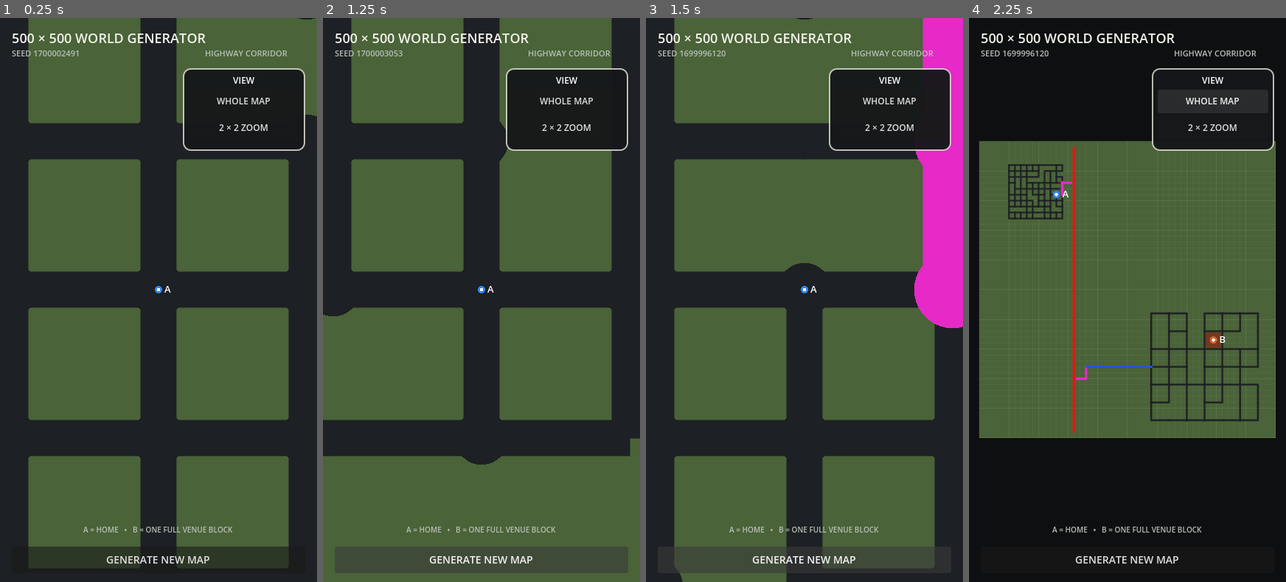
Above: before the commit, frames 1-4 (left to right).
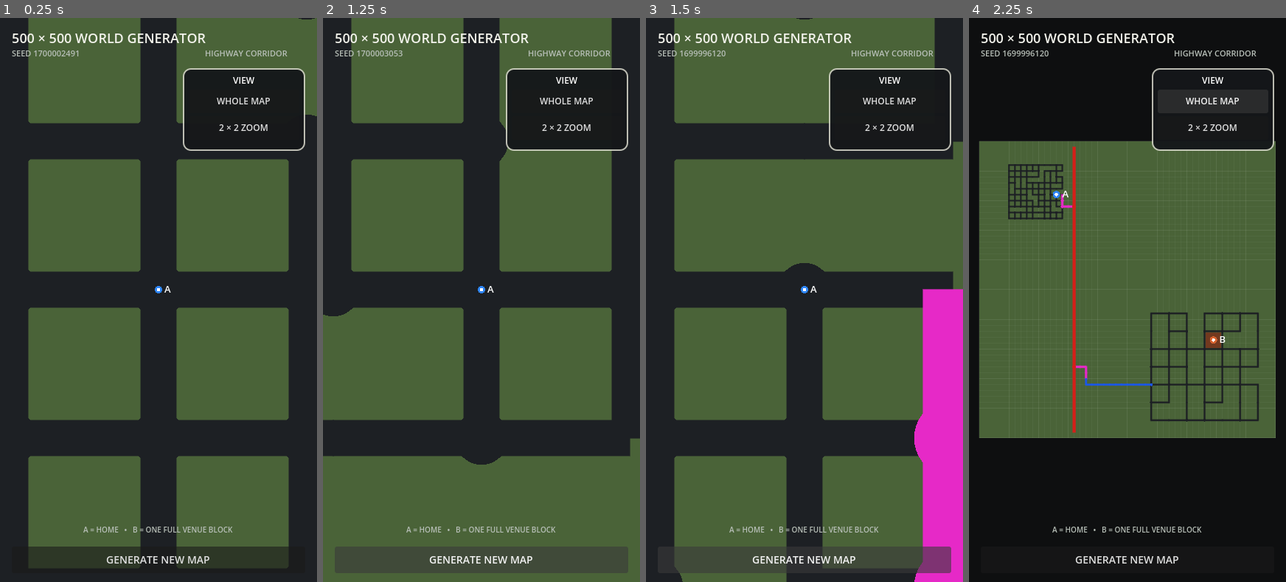
Above: after the commit, the same moments.

Repository: patrickcallahancomedy/comedian
Game: Godot game, scene res://scenes/drive/grid_world_prototype.tscn
Same seed, same stepped clock (60 frames per second), same inputs: the game is played once before the commit and once after it. This scene is started directly instead of the project's main scene.
Inputs:
- Up to frame 1 (0.25 s): no input
- Up to frame 2 (1.25 s): click "GENERATE NEW MAP" at 0.5 s
- Up to frame 3 (1.5 s): click "GENERATE NEW MAP" at 1.25 s
- Up to frame 4 (2.25 s): click "WHOLE MAP" at 2 s

Frames 1-2 are identical in both runs. In frame 3, 11% of the frame differs, in the area x 84-100%, y 0-100%; in frame 4, 0.3%.

Commit message:
Fix highway on/off ramp direction

Diff:
--- a/godot/scripts/drive/grid_world_generator.gd
+++ b/godot/scripts/drive/grid_world_generator.gd
@@ -645,15 +645,27 @@
 	var highway_start: Vector2i = corridor["start"]
 	var highway_end: Vector2i = corridor["end"]
 
+	var neighborhood_center := Vector2i(neighborhood_rect.get_center())
+	var city_center := Vector2i(city_rect.get_center())
+	var travel_sign := 1
+	if horizontal:
+		travel_sign = 1 if city_center.x >= neighborhood_center.x else -1
+	else:
+		travel_sign = 1 if city_center.y >= neighborhood_center.y else -1
+
 	var neighborhood_access := _build_parallel_highway_access(
 		neighborhood_rect,
 		horizontal,
-		highway_start
+		highway_start,
+		travel_sign,
+		true
 	)
 	var city_access := _build_parallel_highway_access(
 		city_rect,
 		horizontal,
-		highway_start
+		highway_start,
+		travel_sign,
+		false
 	)
 
 	var neighborhood_connector_target: Vector2i = (
@@ -707,60 +719,86 @@
 func _build_parallel_highway_access(
 	rect: Rect2i,
 	horizontal_highway: bool,
-	highway_start: Vector2i
+	highway_start: Vector2i,
+	travel_sign: int,
+	is_on_ramp: bool
 ) -> Dictionary:
 	var center := Vector2i(rect.get_center())
 	var merge := Vector2i.ZERO
-	var lane_start := Vector2i.ZERO
-	var lane_end := Vector2i.ZERO
-
+	var lane_highway_end := Vector2i.ZERO
+	var lane_connector_end := Vector2i.ZERO
+
+	# Pink is one auxiliary highway lane following A -> B travel.
+	# Neighborhood is the on-ramp; city is the off-ramp.
 	if horizontal_highway:
 		var highway_y: int = highway_start.y
 		var side: int = -1 if center.y < highway_y else 1
 		var lane_y: int = highway_y + side * RAMP_STANDOFF
-		var lane_end_x: int = clampi(
+		var anchor_x: int = clampi(
 			_snap_int(center.x, CONNECTOR_STEP),
 			HIGHWAY_EDGE_MARGIN + RAMP_RUN,
 			GRID_SIZE - HIGHWAY_EDGE_MARGIN - RAMP_RUN
 		)
-		var run_sign: int = 1 if lane_end_x < GRID_SIZE / 2 else -1
-		var lane_start_x: int = lane_end_x - run_sign * RAMP_RUN
-
-		lane_end = Vector2i(lane_end_x, lane_y)
-		lane_start = Vector2i(lane_start_x, lane_y)
-		merge = Vector2i(lane_start_x, highway_y)
+
+		if is_on_ramp:
+			lane_connector_end = Vector2i(anchor_x, lane_y)
+			lane_highway_end = Vector2i(
+				anchor_x + travel_sign * RAMP_RUN,
+				lane_y
+			)
+		else:
+			lane_highway_end = Vector2i(anchor_x, lane_y)
+			lane_connector_end = Vector2i(
+				anchor_x + travel_sign * RAMP_RUN,
+				lane_y
+			)
+
+		merge = Vector2i(lane_highway_end.x, highway_y)
 	else:
 		var highway_x: int = highway_start.x
 		var side: int = -1 if center.x < highway_x else 1
 		var lane_x: int = highway_x + side * RAMP_STANDOFF
-		var lane_end_y: int = clampi(
+		var anchor_y: int = clampi(
 			_snap_int(center.y, CONNECTOR_STEP),
 			HIGHWAY_EDGE_MARGIN + RAMP_RUN,
 			GRID_SIZE - HIGHWAY_EDGE_MARGIN - RAMP_RUN
 		)
-		var run_sign: int = 1 if lane_end_y < GRID_SIZE / 2 else -1
-		var lane_start_y: int = lane_end_y - run_sign * RAMP_RUN
-
-		lane_end = Vector2i(lane_x, lane_end_y)
-		lane_start = Vector2i(lane_x, lane_start_y)
-		merge = Vector2i(highway_x, lane_start_y)
+
+		if is_on_ramp:
+			lane_connector_end = Vector2i(lane_x, anchor_y)
+			lane_highway_end = Vector2i(
+				lane_x,
+				anchor_y + travel_sign * RAMP_RUN
+			)
+		else:
+			lane_highway_end = Vector2i(lane_x, anchor_y)
+			lane_connector_end = Vector2i(
+				lane_x,
+				anchor_y + travel_sign * RAMP_RUN
+			)
+
+		merge = Vector2i(highway_x, lane_highway_end.y)
 
 	merge = _clamp_to_world(_snap_point(merge, CONNECTOR_STEP))
-	lane_start = _clamp_to_world(_snap_point(lane_start, CONNECTOR_STEP))
-	lane_end = _clamp_to_world(_snap_point(lane_end, CONNECTOR_STEP))
-
-	# Pink is an auxiliary highway lane: short merge into the side lane,
-	# then a straight run parallel with the highway.
+	lane_highway_end = _clamp_to_world(
+		_snap_point(lane_highway_end, CONNECTOR_STEP)
+	)
+	lane_connector_end = _clamp_to_world(
+		_snap_point(lane_connector_end, CONNECTOR_STEP)
+	)
+
+	# Draw the long pink portion parallel to the red highway first, then only
+	# the short merge/diverge into the highway. Blue meets the other pink end.
 	_add_grid_path(
-		merge,
-		lane_start,
+		lane_connector_end,
+		lane_highway_end,
 		RoadClass.RAMP,
 		CONNECTOR_STEP,
 		false
 	)
 	_add_grid_path(
-		lane_start,
-		lane_end,
+		lane_highway_end,
+		merge,
 		RoadClass.RAMP,
 		CONNECTOR_STEP,
 		false
@@ -768,7 +806,7 @@
 
 	return {
 		"merge": merge,
-		"connector_target": lane_end,
+		"connector_target": lane_connector_end,
 	}
 
 
